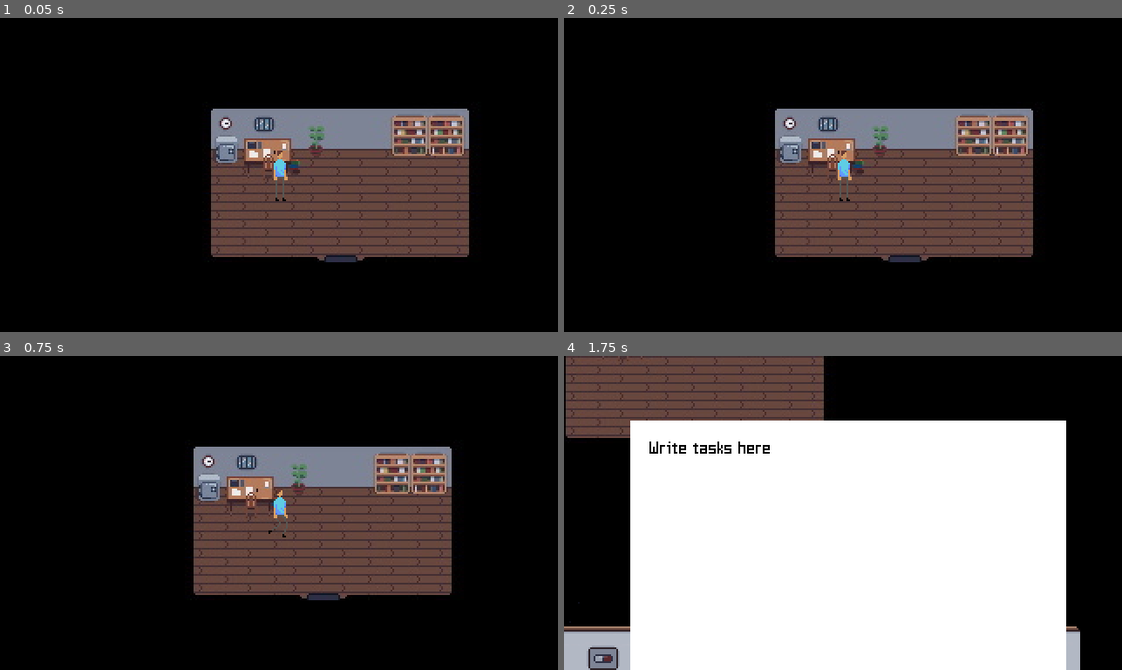
Above: before the commit, frames 1-4 (two rows, left to right).
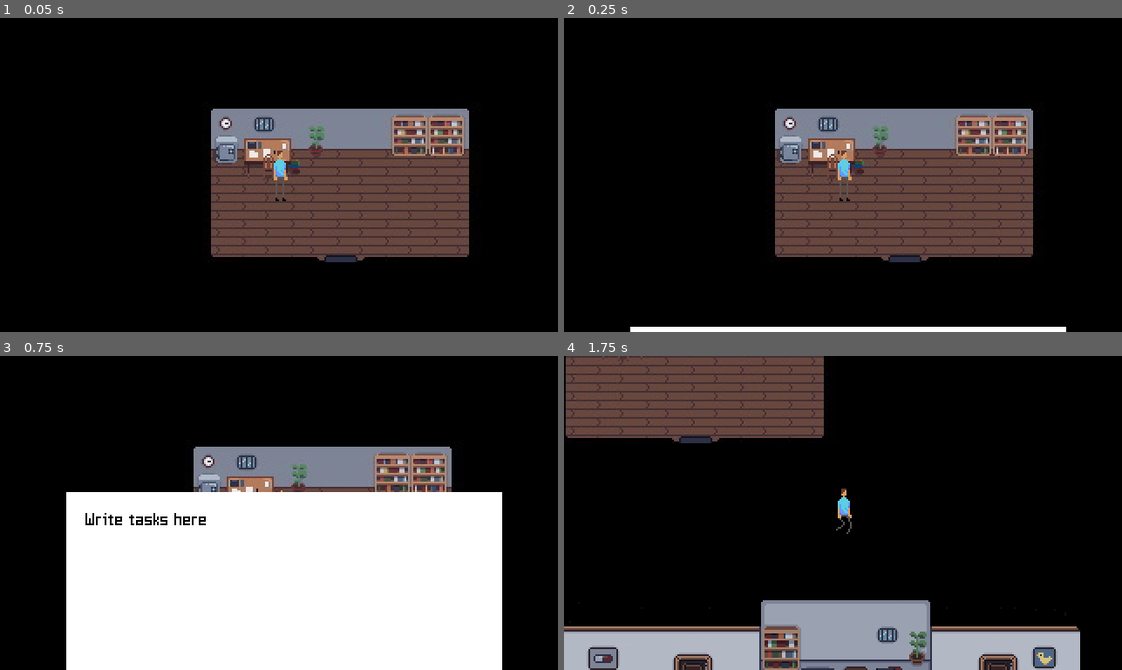
Above: after the commit, the same moments.

Repository: p2lK/Game_Jam
Game: Godot game, scene res://scenes/main.tscn
Two runs of this game, one before a commit and one after it. Both use one fixed random seed, a clock stepped at 60 frames per second and the inputs below.
Inputs:
- Up to frame 1 (0.05 s): no input
- Up to frame 2 (0.25 s): no input
- Up to frame 3 (0.75 s): hold D (right) from 0.53 s (still down); tap E (interact) at 0.6 s
- Up to frame 4 (1.75 s): release D (right) at 1.28 s; hold S (down) from 1.28 s (still down); tap E (interact) at 1.35 s

Frame 1 is identical in both runs. In frame 2, 1.3% of the frame differs, in the area x 11-90%, y 98-100%; in frame 3, 44%; in frame 4, 62%, in the area x 11-90%, y 20-100%.

Commit message:
finished player chart

Diff:
--- a/Scenes/task_display.gd
+++ b/Scenes/task_display.gd
@@ -5,6 +5,9 @@
 
 var last_pos: Vector2
 var goal_pos: Vector2
+
+func _ready():
+	unhide_this()
 
 func _process(delta):
 	if time >= 0:
@@ -25,9 +28,10 @@
 	set_new_position(Vector2(0, 0))
 
 func set_new_position(new_pos):
-	time = 0
 	last_pos = position
 	goal_pos = new_pos
+	time = 0
+	print(new_pos)
 
 func change_position(t: float):
 	position = (1-t) * last_pos + t * goal_pos
--- a/scenes/player.gd
+++ b/scenes/player.gd
@@ -18,7 +18,6 @@
 	can_move = true
 
 func _physics_process(delta):
-	print(task_display_active)
 	if task_display_active:
 		if Input.is_action_just_released("interact"):
 			task_display.hide_this()
@@ -46,4 +45,7 @@
 		move_and_slide()
 
 func _on_player_detector_interacted_with():
-	task_display.unhide_this()
+	if !task_display_active:
+		if task_display.time == -1:
+			task_display.unhide_this()
+			task_display_active = true
Not shown, added: Sprites/backgrounds/Cafeteria.png.import
Not shown, added: Sprites/backgrounds/Clipboard.png.import
Not shown, added: Sprites/deco/clipboard_empty.png.import
